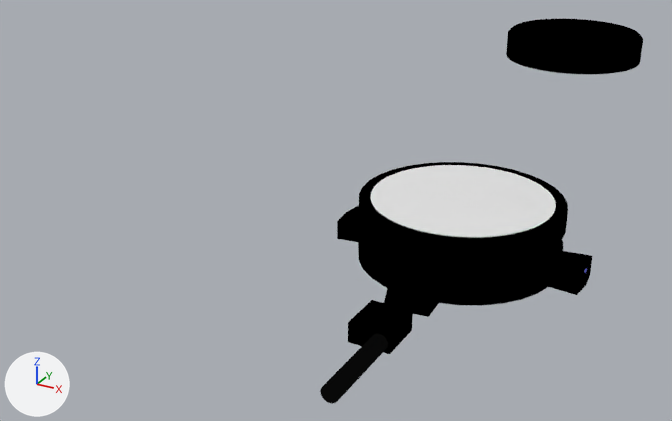
What one commit did to the Blender file Assets/Imports/player-base.blend.
The view is the same before and after, from a 50 mm lens placed at (6.67, -17.88, 8.69), pointed at (-3.48, 0.58, -0.54). Lighting does not change. The marker at lower left points along +X, +Y and +Z.

In view in the first picture: 'Base', 'Cube', 'Cylinder', 'Push.001', 'Ring'.
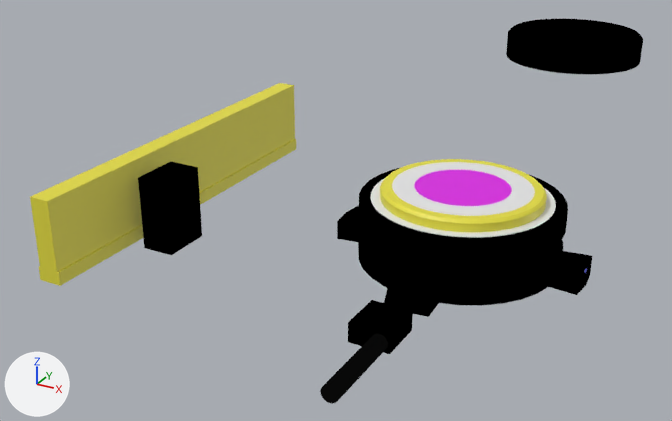
Changed parts and their boxes [x1, y1, x2, y2] in the pictures (672 x 421 px):
'Wall', added (yellow): after [30, 83, 296, 286]
'Push', shown: after [380, 159, 547, 232]
'Cube', reshaped, moved, rescaled, modifiers changed (71% taller): before [348, 300, 413, 354]; after [138, 162, 202, 255]
'Ring', unchanged, covered by the edit: before [370, 165, 556, 238]; after [370, 178, 556, 238]
'Powerbox', unchanged, uncovered by the edit: after [348, 300, 413, 354]

The edits, one by one:
Mesh me_cube_002 is new.
It is a box spanning x -1.0..1.0, y -1.0..1.0, z -1.0..1.0.
It uses material mat_material (white #e7e7e7).
It uses material mat_outline (black #000000).
Mesh me_cube_001 is new.
It has 20 vertices, 18 faces and spans x -1.17..1.17, y -1.0..1.0, z -1.0..1.0.
It uses material mat_gold (yellow #e7df3e).
Object 'Cube' (ob_cube) now shows me_cube_002 instead of me_cube.
Object 'Cube' (ob_cube) moves from (0.0, -3.99, -0.46) to (-6.55, -1.96, -0.14).
Object 'Cube' (ob_cube) is rescaled from (0.415, 0.464, 0.203) to (0.38, 0.57, 0.85).
Object 'Cube' (ob_cube) has a SOLIDIFY modifier named 'Solidify'.
On modifier 'Solidify' of object 'Cube' (ob_cube), material_offset goes from 2 to 1.
Object 'Push' (ob_push) is now shown.
Object 'Wall' (ob_wall) is new; it shows me_cube_001.
Its location is (-7.58, 0.0, 0.0).
Its scale is (0.25, 5.0, 1.0).
It gains a SOLIDIFY modifier named 'Solidify'.
Modifier setting: use_flip_normals = True.
